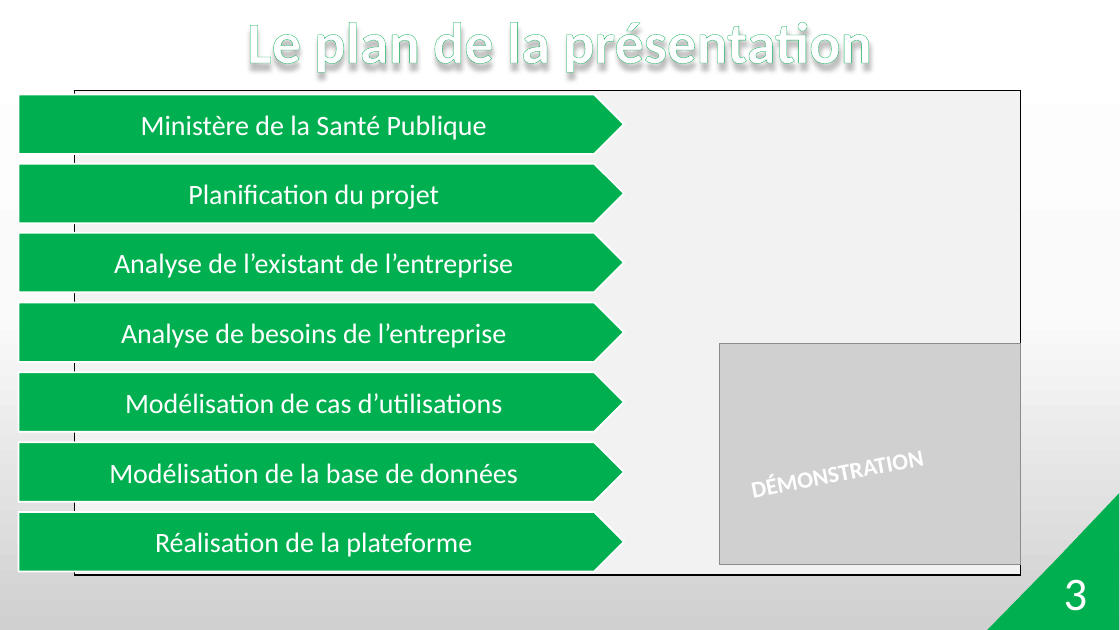
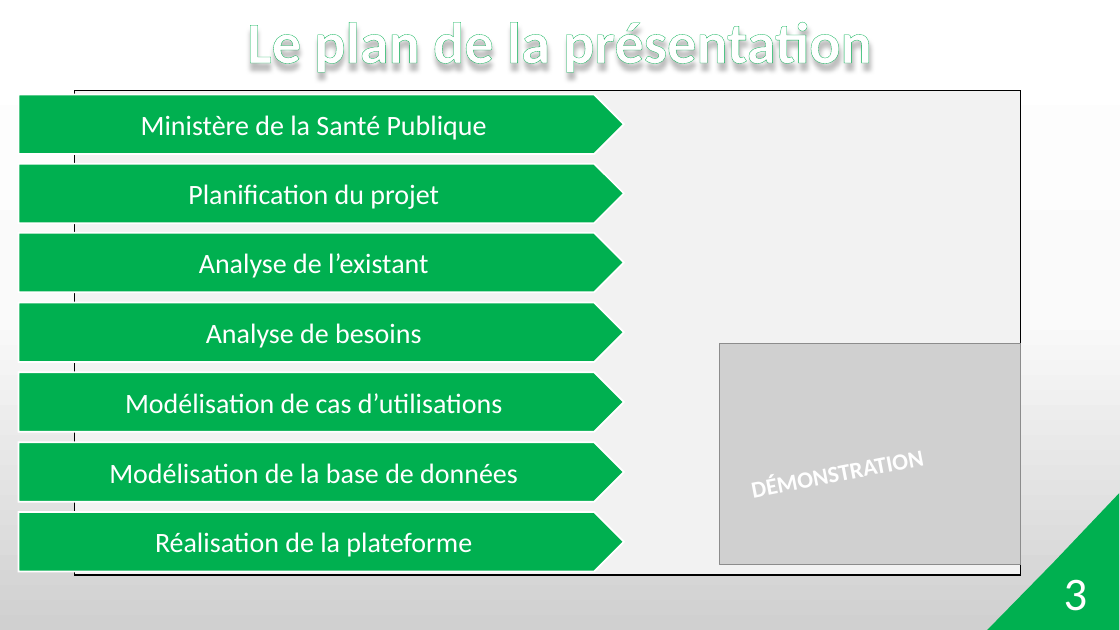
Before and after one commit to Kenn555/SIG, a slide deck: slide 3 of Présentation de mémoire L3.pptx. Drawn at 1120x630 pixels with LibreOffice and Linux fonts; fonts in the diff are those of the drawing; grey boxes stand for pictures; background and template pictures are left out. Boxes give left, top, right and bottom in pixels: in the first picture for what was removed or moved away, otherwise in the second. Text is boxed around its words. In the diff, an @@ line names an element or a change of style, - is before the commit and + after.

```diff
--- a/Présentation de mémoire L3.pptx
+++ b/Présentation de mémoire L3.pptx
@@ text in pentagon arrow at (x1=199, y1=253, x2=428, y2=278): text changed @@
-Analyse de l’existant de l’entreprise
+Analyse de l’existant
@@ text in pentagon arrow at (x1=206, y1=323, x2=421, y2=348): text changed @@
-Analyse de besoins de l’entreprise
+Analyse de besoins
```
Also in this commit, not shown: 2 other slides changed, 1 other file.
